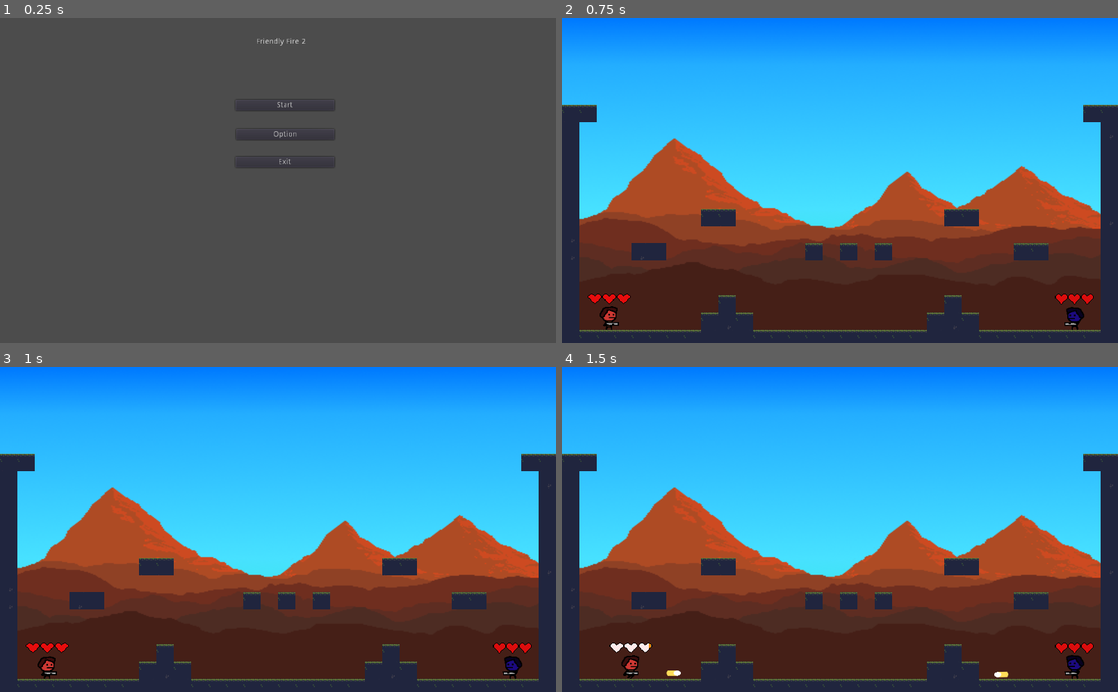
Above: before the commit, frames 1-4 (two rows, left to right).
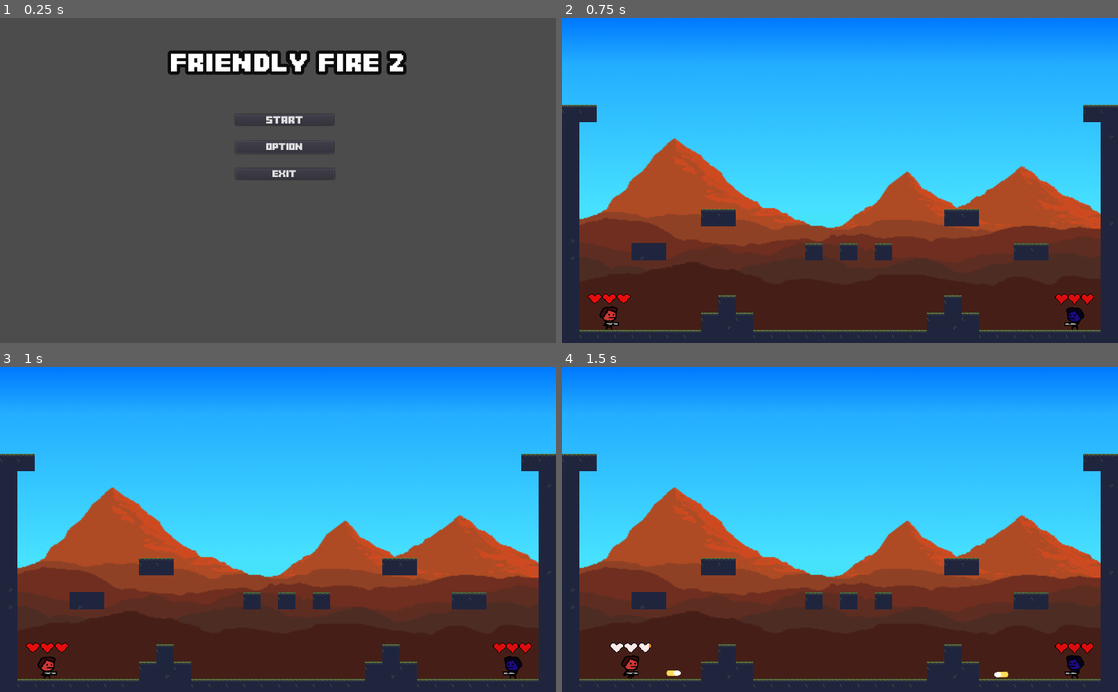
Above: after the commit, the same moments.

Repository: Toefge/InteraktiveSysteme
Game: Godot game, scene res://Menu.tscn
Two runs of this game, one before a commit and one after it. Both use one fixed random seed, a clock stepped at 60 frames per second and the inputs below.
Inputs (mouse positions are in pixels of both pictures, inside the frame that each line leads up to):
- Up to frame 1 (0.25 s): no input
- Up to frame 2 (0.75 s): click "Start" at 0.5 s
- Up to frame 3 (1 s): no input
- Up to frame 4 (1.5 s): tap Enter (fire02) at 1.25 s; move the mouse to (962, 513) at 1.27 s; hold D (right) from 1.28 s (still down); hold Space (fire) from 1.28 s (still down)

The runs differ from the first frame. In frame 1, 3.5% of the frame differs, in the area x 30-74%, y 6-50%; in frame 2, nothing differs; in frame 3, nothing differs; in frame 4, nothing differs.

Commit message:
font (Menu) changed

Diff:
--- a/Menu.tscn
+++ b/Menu.tscn
@@ -1,6 +1,38 @@
-[gd_scene load_steps=2 format=2]
+[gd_scene load_steps=10 format=2]
 
 [ext_resource path="res://Menu.gd" type="Script" id=1]
+
+[sub_resource type="DynamicFontData" id=1]
+font_path = "res://assets/MinecraftTitle.ttf"
+
+[sub_resource type="DynamicFont" id=2]
+size = 44
+outline_size = 6
+outline_color = Color( 0.054902, 0.0470588, 0.0470588, 1 )
+extra_spacing_char = 3
+extra_spacing_space = -1
+font_data = SubResource( 1 )
+
+[sub_resource type="DynamicFontData" id=3]
+font_path = "res://assets/MinecraftTitle.ttf"
+
+[sub_resource type="DynamicFont" id=4]
+size = 18
+font_data = SubResource( 3 )
+
+[sub_resource type="DynamicFontData" id=5]
+font_path = "res://assets/MinecraftTitle.ttf"
+
+[sub_resource type="DynamicFont" id=6]
+size = 17
+font_data = SubResource( 5 )
+
+[sub_resource type="DynamicFontData" id=7]
+font_path = "res://assets/MinecraftTitle.ttf"
+
+[sub_resource type="DynamicFont" id=8]
+size = 17
+font_data = SubResource( 7 )
 
 [node name="Menu" type="Control"]
 anchor_right = 1.0
@@ -11,36 +43,46 @@
 }
 
 [node name="Title" type="Label" parent="."]
-margin_left = 468.0
-margin_top = 35.0
-margin_right = 568.0
-margin_bottom = 54.0
+margin_left = 311.567
+margin_top = 65.603
+margin_right = 747.567
+margin_bottom = 98.603
+custom_fonts/font = SubResource( 2 )
+custom_constants/shadow_offset_x = 8
+custom_constants/line_spacing = -8
 text = "Friendly Fire 2"
 align = 1
 valign = 1
+__meta__ = {
+"_edit_use_anchors_": false
+}
 
 [node name="ButtonStart" type="Button" parent="."]
-margin_left = 434.0
-margin_top = 151.2
-margin_right = 616.0
-margin_bottom = 171.2
+margin_left = 432.522
+margin_top = 177.722
+margin_right = 614.522
+margin_bottom = 197.722
+custom_fonts/font = SubResource( 4 )
 text = "Start"
 __meta__ = {
 "_edit_use_anchors_": false
 }
 
 [node name="ButtonOption" type="Button" parent="."]
-margin_left = 435.24
-margin_top = 204.541
-margin_right = 616.24
-margin_bottom = 224.541
+margin_left = 434.0
+margin_top = 227.0
+margin_right = 615.0
+margin_bottom = 250.0
+custom_fonts/font = SubResource( 6 )
 text = "Option"
 
 [node name="ButtonExit" type="Button" parent="."]
 margin_left = 434.0
-margin_top = 255.92
+margin_top = 277.969
 margin_right = 616.0
-margin_bottom = 275.92
+margin_bottom = 297.969
+custom_fonts/font = SubResource( 8 )
 text = "Exit"
+
 [connection signal="pressed" from="ButtonStart" to="." method="_on_ButtonStart_pressed"]
 [connection signal="pressed" from="ButtonExit" to="." method="_on_ButtonExit_pressed"]
Binary file added: assets/MinecraftTitle.ttf
Not shown, changed: .DS_Store
